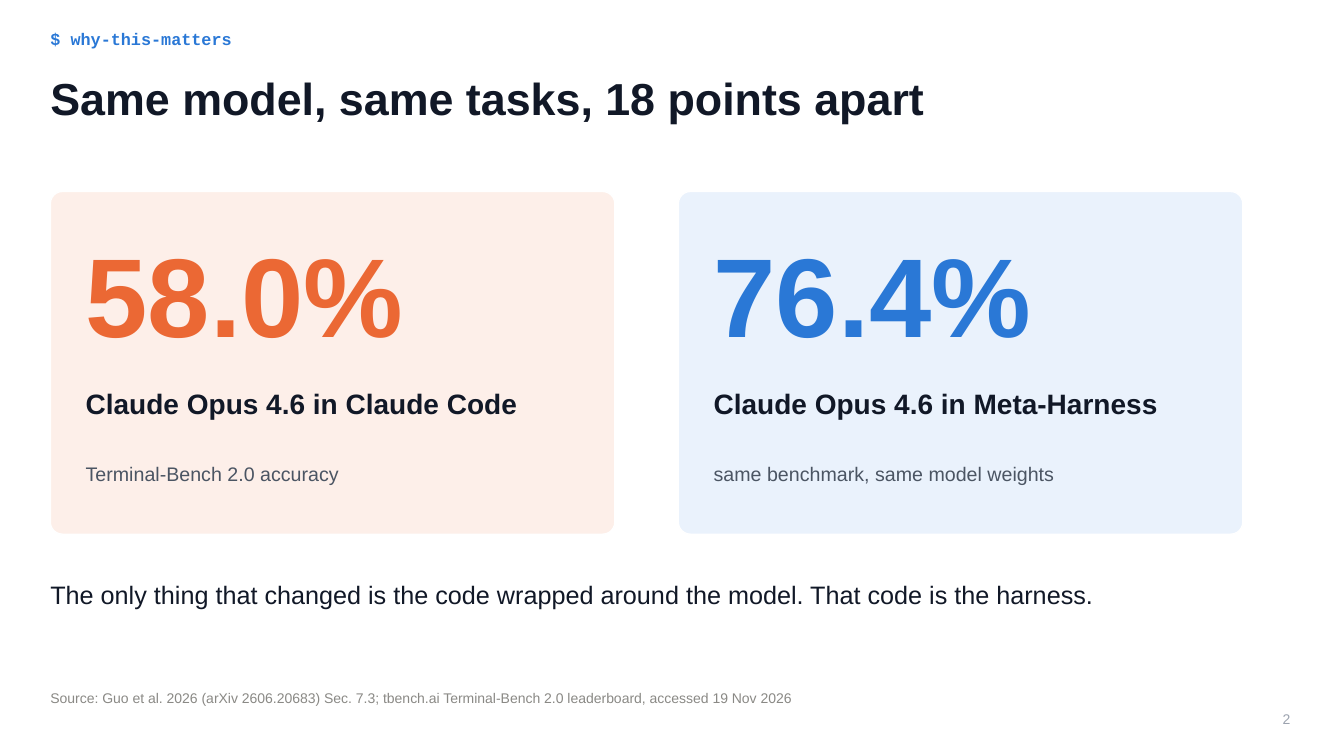
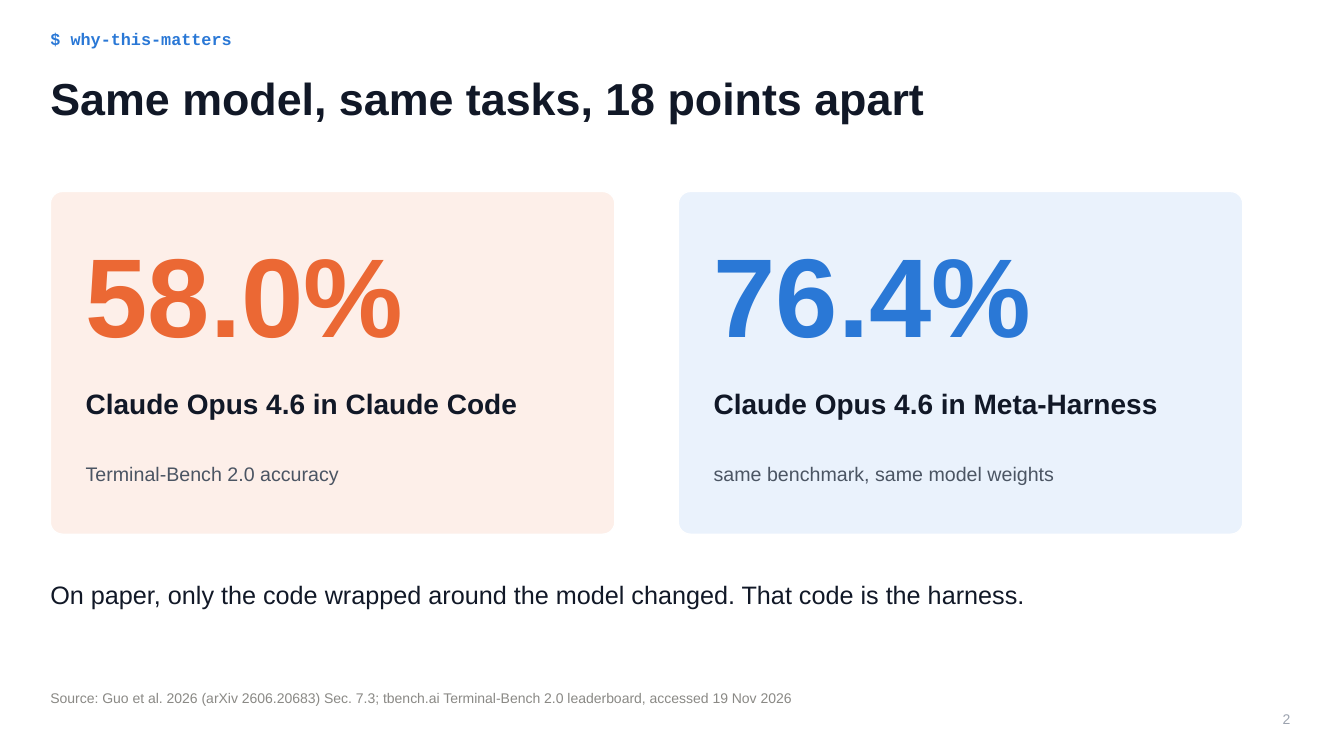
Before and after one commit to nitishsjsucs/agent-harness-engineering-survey, a slide deck: slide 2 of slides/harness_short_story.pptx. Drawn at 1344x756 pixels with LibreOffice and Linux fonts; fonts in the diff are those of the drawing. Boxes give left, top, right and bottom in pixels: in the first picture for what was removed or moved away, otherwise in the second. Text is boxed around its words. In the diff, an @@ line names an element or a change of style, - is before the commit and + after.

```diff
--- a/slides/harness_short_story.pptx
+++ b/slides/harness_short_story.pptx
@@ text at [50,585,1025,610]: text changed @@
-The only thing that changed is the code wrapped around the model. That code is the harness.
+On paper, only the code wrapped around the model changed. That code is the harness.
```
Also in this commit, not shown: 5 other slides changed, 15 other files.
